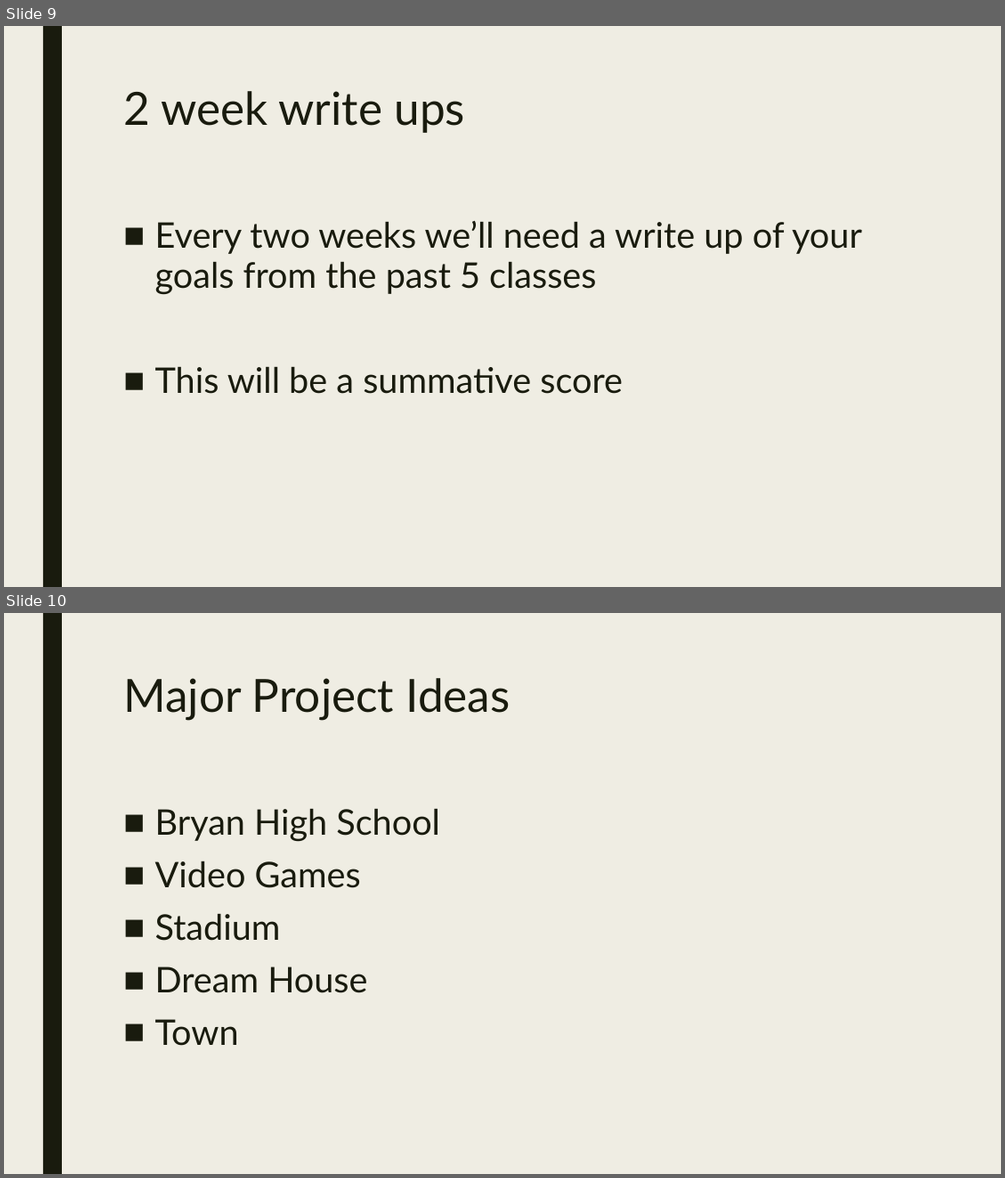
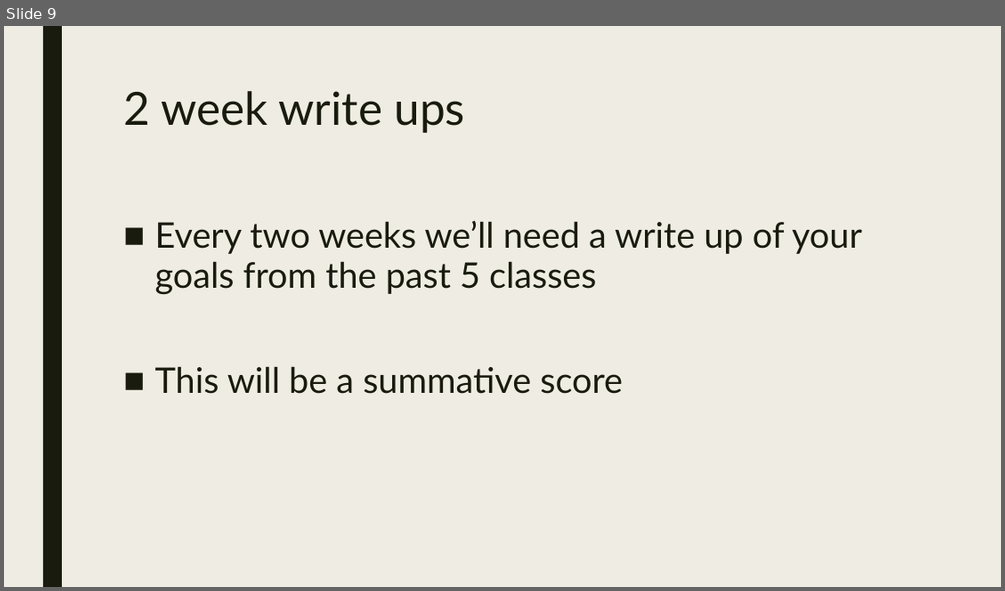
Before and after one commit to codecuddy/math_analysis, a slide deck: 2nd Semester/MathAnalysis_Day_050 Focus on Project Goals.pptx. Shown one above the other, each under a label of ours: slides 9 and 10 before the commit, slide 9 after it. The pictures are 1005x1178 and 1005x591 pixels, drawn with LibreOffice and Linux fonts; fonts in the diff are those of the drawing. Boxes give left, top, right and bottom in pixels: in the first picture for what was removed or moved away, otherwise in the second. Text is boxed around its words. In the diff, an @@ line names an element or a change of style, - is before the commit and + after.

Commit message:
final project plus extra content

```diff
--- a/2nd Semester/MathAnalysis_Day_050 Focus on Project Goals.pptx
+++ b/2nd Semester/MathAnalysis_Day_050 Focus on Project Goals.pptx
@@ slide 10 removed at (4,613,1001,1174), background #EFEDE3; not listed: 1 template element that a slide beside it also shows @@
@@ title removed at (123,678,510,720) @@
-Major Project Ideas
@@ text removed at (155,808,440,1046) @@
-■ Bryan High School
-■ Video Games
-■ Stadium
-■ Dream House
-■ Town
```
Also in this commit, not shown: 5 slides changed, 2 slides added, 1 other slide removed, 38 other files.
